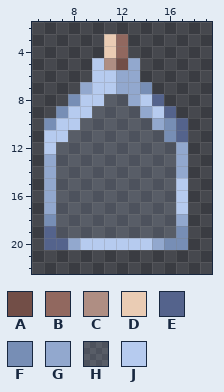
Two versions of one pixel-art sprite, sprites/items/solution.png. Above is the file before it was changed.
The file is 24x24 pixels. Colours within 5 levels of each other are drawn and written as one. Shown: x 5..19, y 2..22.
Palette (. is transparent): A #724e47  B #91685f  C #af8e83  D #eaccb4  E #54638c  F #778eb5  G #92a8ce  H #b6cbef28  J #b6cbef
Pixels before, first column x 6:
 3 .....DB.....
 4 .....DB.....
 5 ....JCAG....
 6 ....JJGG....
 7 ...GJJGGF...
 8 ..FJJHHGJE..
 9 .FJJHHHHGJE.
10 FJJHHHHHHGFE
11 JJHHHHHHHHFE
12 JHHHHHHHHHHG
13 GHHHHHHHHHHG
14 GHHHHHHHHHHG
15 GHHHHHHHHHHJ
16 GHHHHHHHHHHJ
17 GHHHHHHHHHHJ
18 FHHHHHHHHHHG
19 EHHHHHHHHHHF
20 EEGJJJJJJGFF
After the commit:
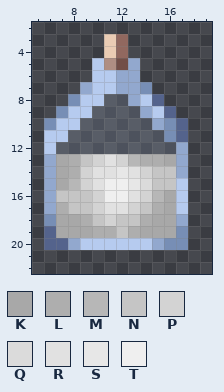
Colours new in this view: K #a8a8a8  L #aeaeae  M #b7b7b7  N #c5c5c5  P #d3d3d3  Q #dbdbdb  R #e1e1e1  S #e7e7e7  T #efefef
Change:
Changed rows in their new state; - is an unchanged pixel.
first column x 7:
13 KLNPRPMLLK
14 KLPRRSRPNN
15 KMPRTTSQNN
16 NNNPTTRPMK
17 LNNPRRPNLK
18 KKLNPNNLKK
19 KKKLLNLKKK
Boxes around the changes in both pictures, in picture pixels (x1, y1, x2, y2):
changed: (56, 154, 176, 238)
